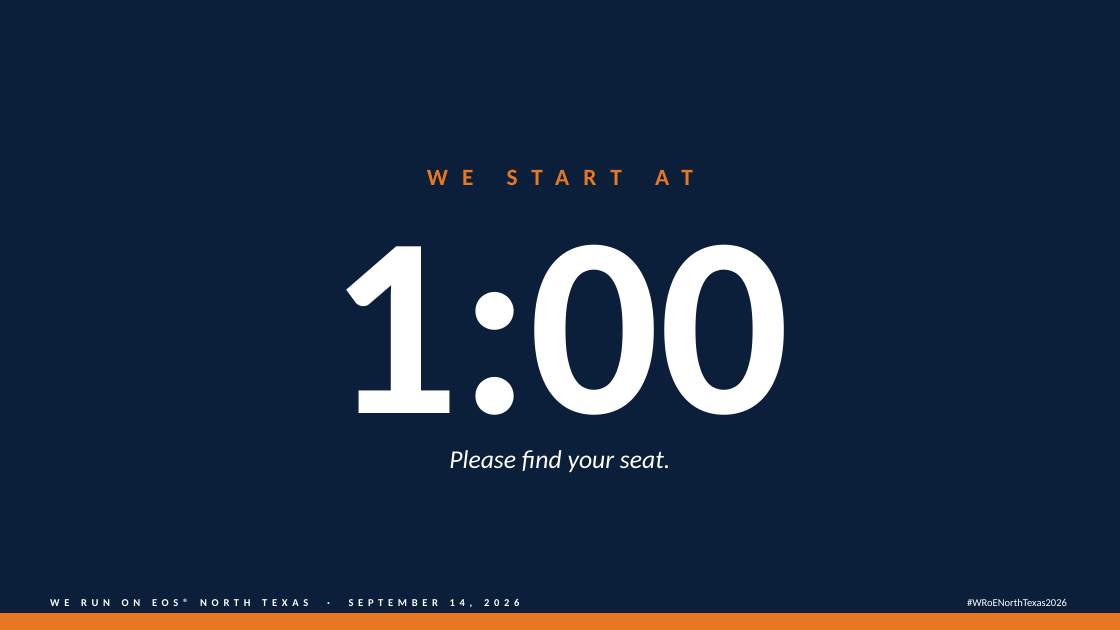
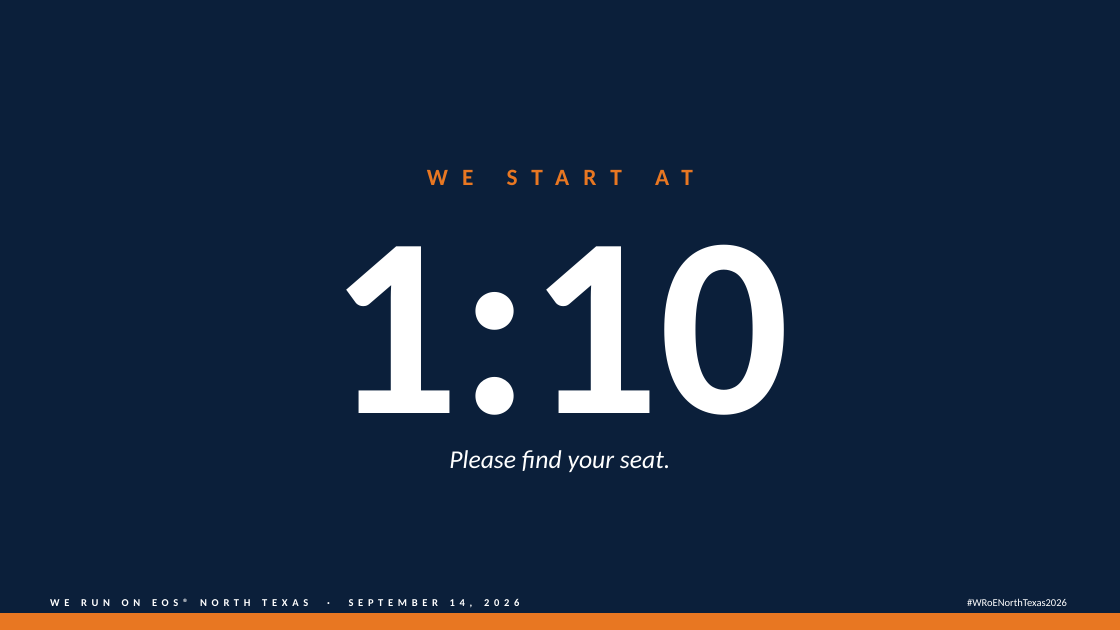
Before and after one commit to TicoRicoRay/wroe-dallas-2026, a slide deck: slide 5 of deliverables/deck/Deck.pptx. Drawn at 1120x630 pixels with LibreOffice and Linux fonts; fonts in the diff are those of the drawing. Boxes give left, top, right and bottom in pixels: in the first picture for what was removed or moved away, otherwise in the second. Text is boxed around its words. In the diff, an @@ line names an element or a change of style, - is before the commit and + after.

```diff
--- a/deliverables/deck/Deck.pptx
+++ b/deliverables/deck/Deck.pptx
@@ text at bbox=[329, 244, 789, 472]: text changed @@
-1:00
+1:10
```
Also in this commit, not shown: 7 other slides changed, 10 other files.
